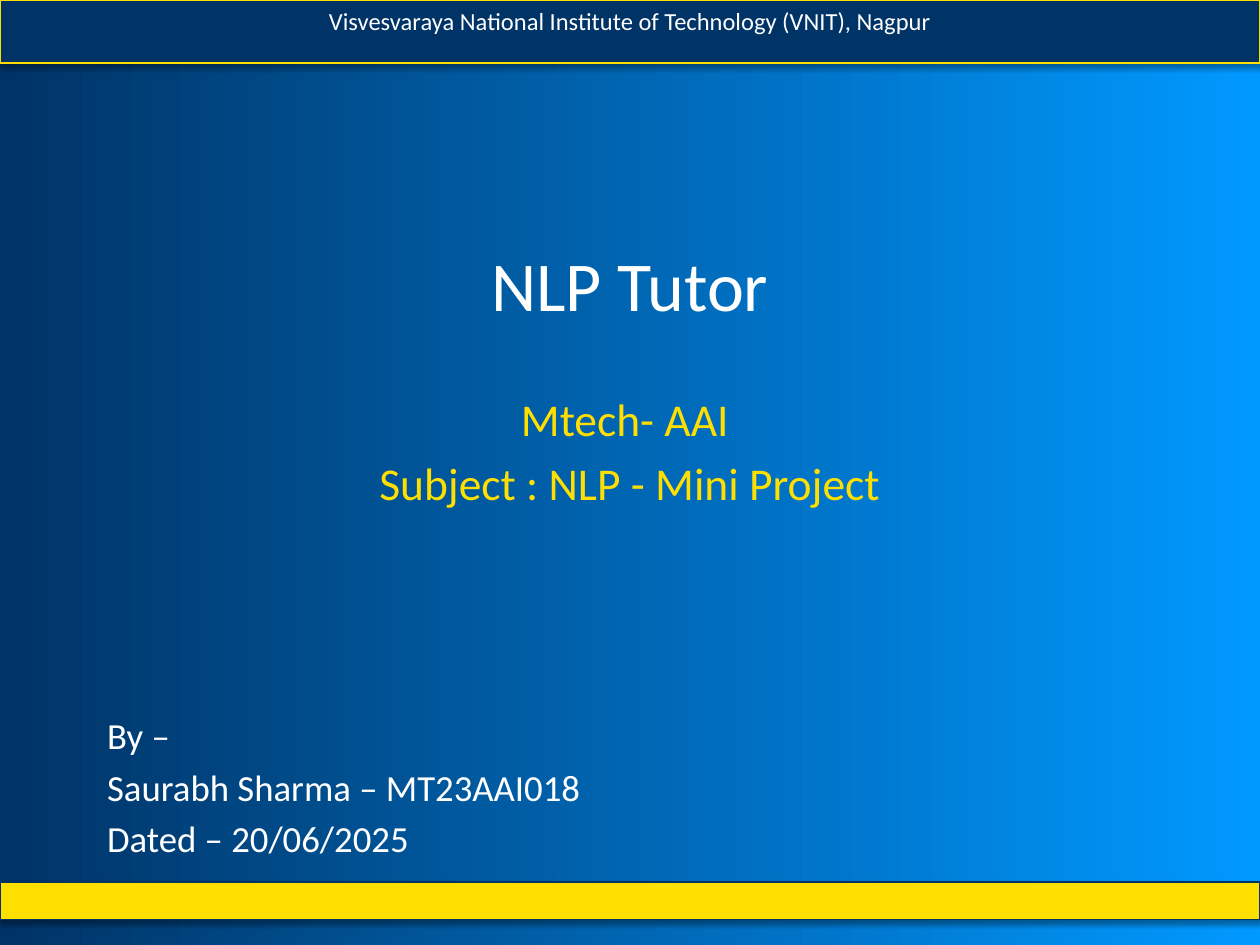
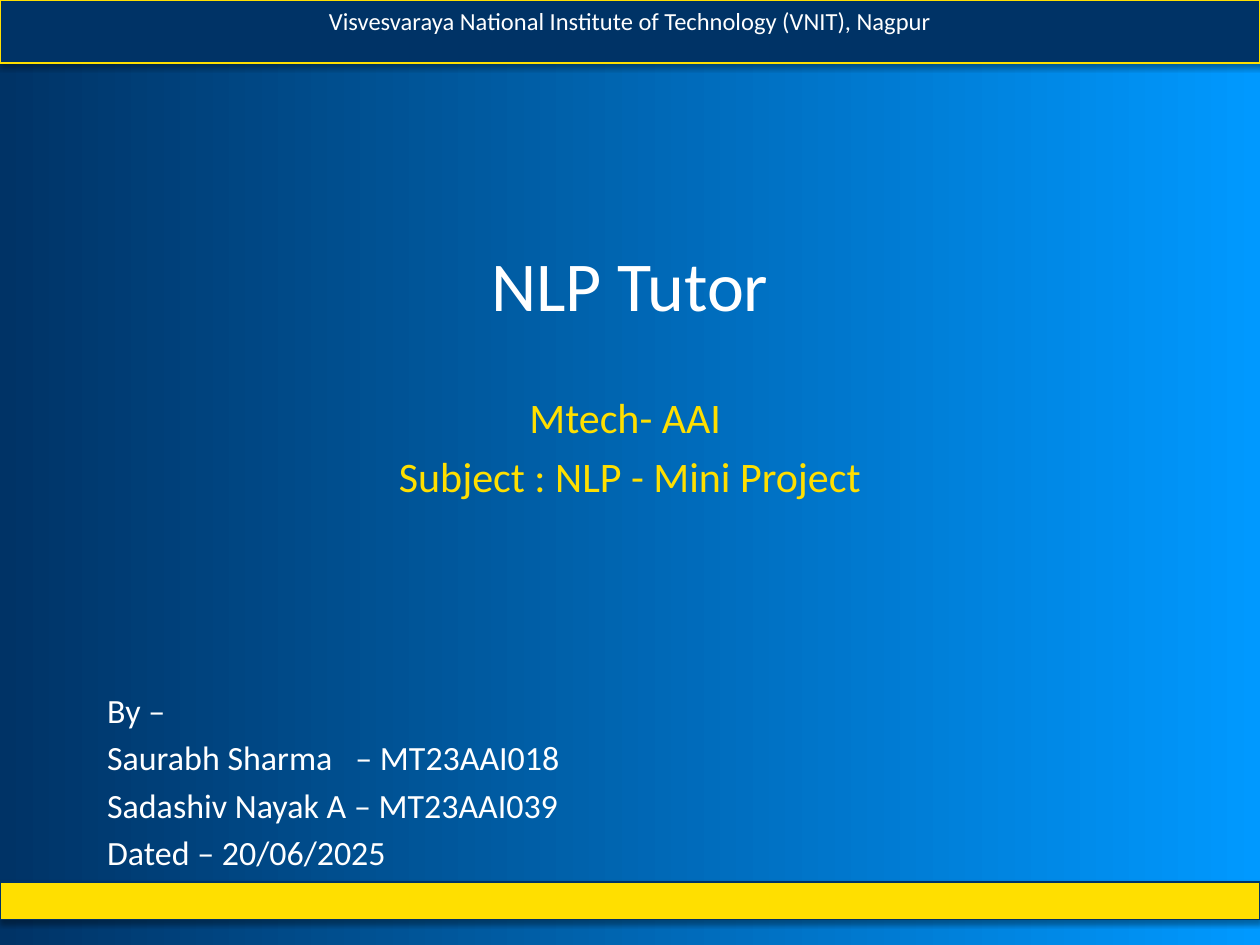
Before and after one commit to ssaug/NLP_Tutor, a slide deck: slide 1 of docs/MT23AAI018_Saurabh_Sharma_NLP_mini_project.pptx. Drawn at 1260x945 pixels with LibreOffice and Linux fonts; fonts in the diff are those of the drawing. Boxes give left, top, right and bottom in pixels: in the first picture for what was removed or moved away, otherwise in the second. Text is boxed around its words. In the diff, an @@ line names an element or a change of style, - is before the commit and + after.

Commit message:
Updated Name commit

```diff
--- a/docs/MT23AAI018_Saurabh_Sharma_NLP_mini_project.pptx
+++ b/docs/MT23AAI018_Saurabh_Sharma_NLP_mini_project.pptx
@@ subtitle at bbox=[107, 403, 861, 867]: size 26 to 24.1 pt in "Mtech- AAI", "Subject : NLP - Mini Project"; size 21 to 19.4 pt in "By –", "Saurabh Sharma – MT23AAI018", "Dated – 20/06/2025" @@
@@ subtitle at bbox=[107, 794, 558, 824]: paragraph added @@
+Sadashiv Nayak A – MT23AAI039
```
